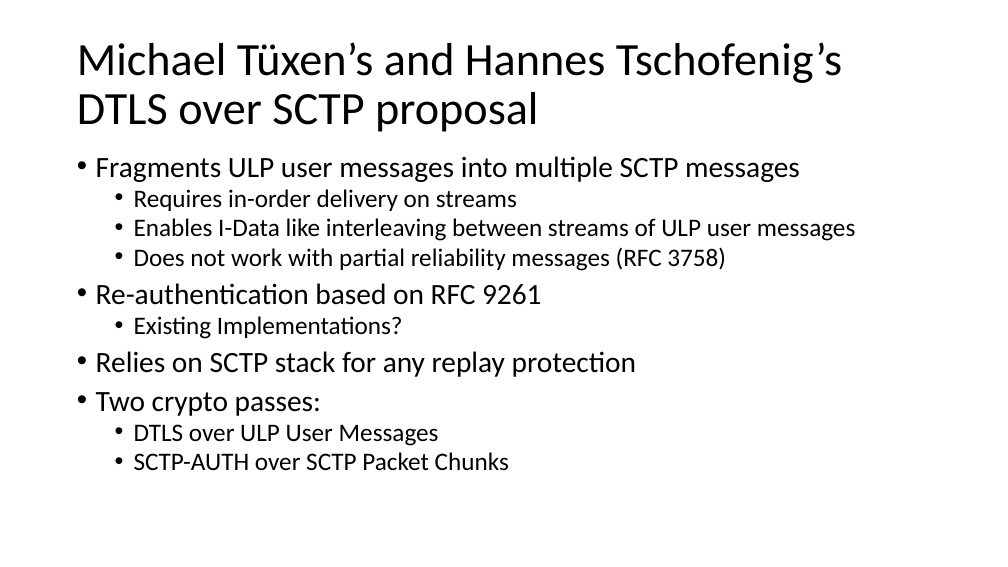
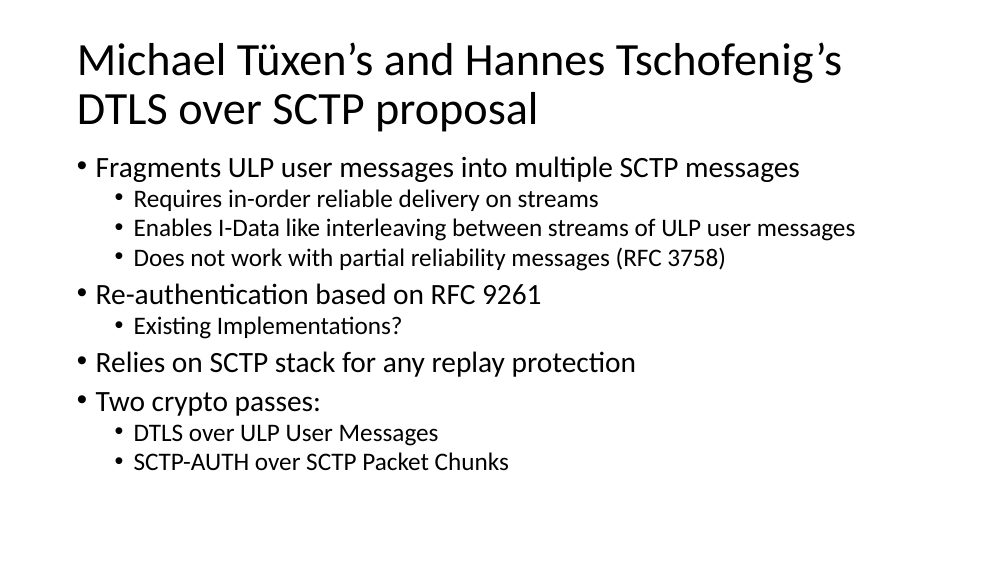
Before and after one commit to sctplab/sctp-dtls-requirements, a slide deck: slide 10 of dtls-for-sctp-design-team-report.pptx. Drawn at 1008x567 pixels with LibreOffice and Linux fonts; fonts in the diff are those of the drawing. Boxes give left, top, right and bottom in pixels: in the first picture for what was removed or moved away, otherwise in the second. Text is boxed around its words. In the diff, an @@ line names an element or a change of style, - is before the commit and + after.

```diff
--- a/dtls-for-sctp-design-team-report.pptx
+++ b/dtls-for-sctp-design-team-report.pptx
@@ text at (x1=134, y1=189, x2=599, y2=211): text changed @@
-  • Requires in-order delivery on streams
+  • Requires in-order reliable delivery on streams
```
Also in this commit, not shown: 3 other slides changed.
